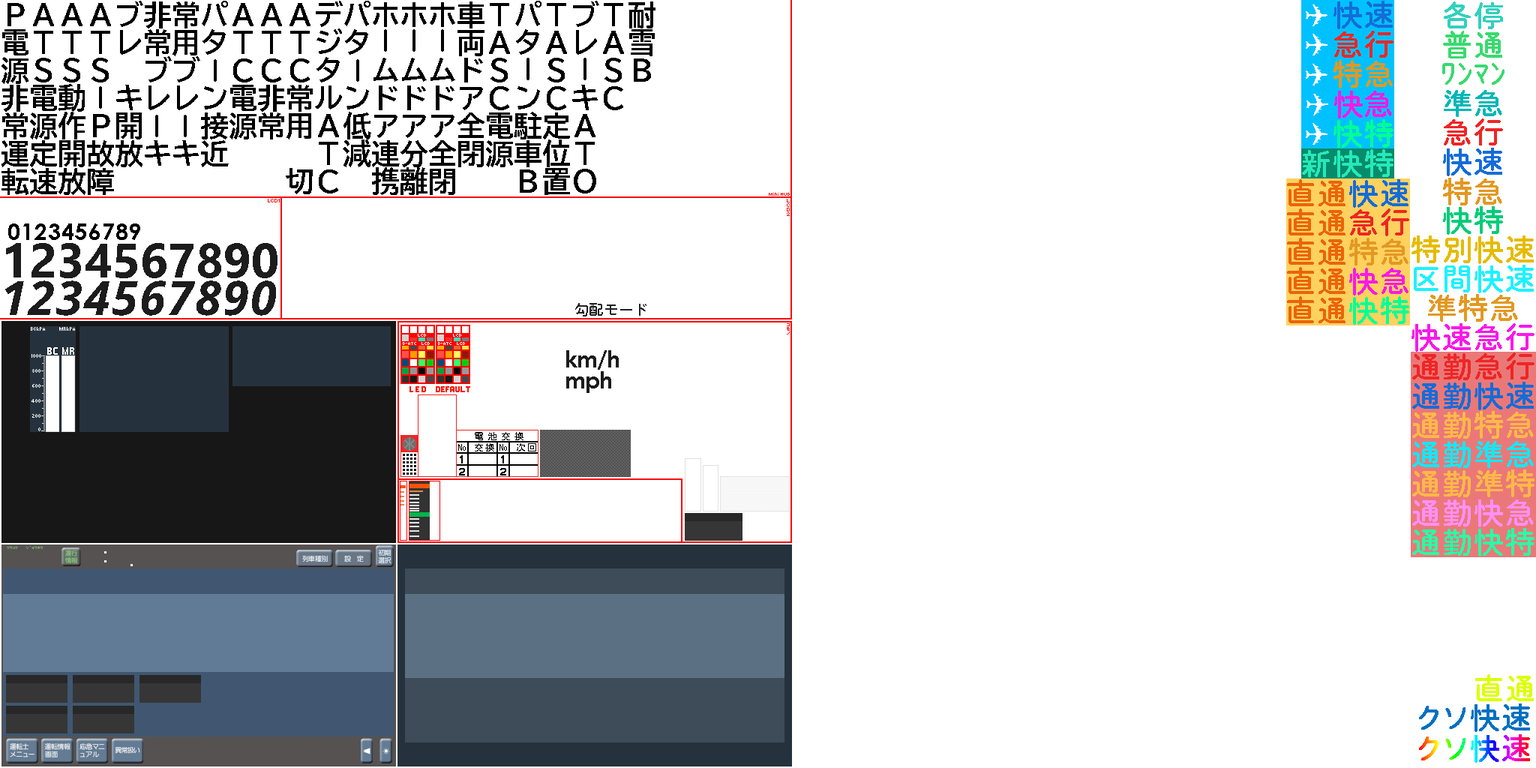
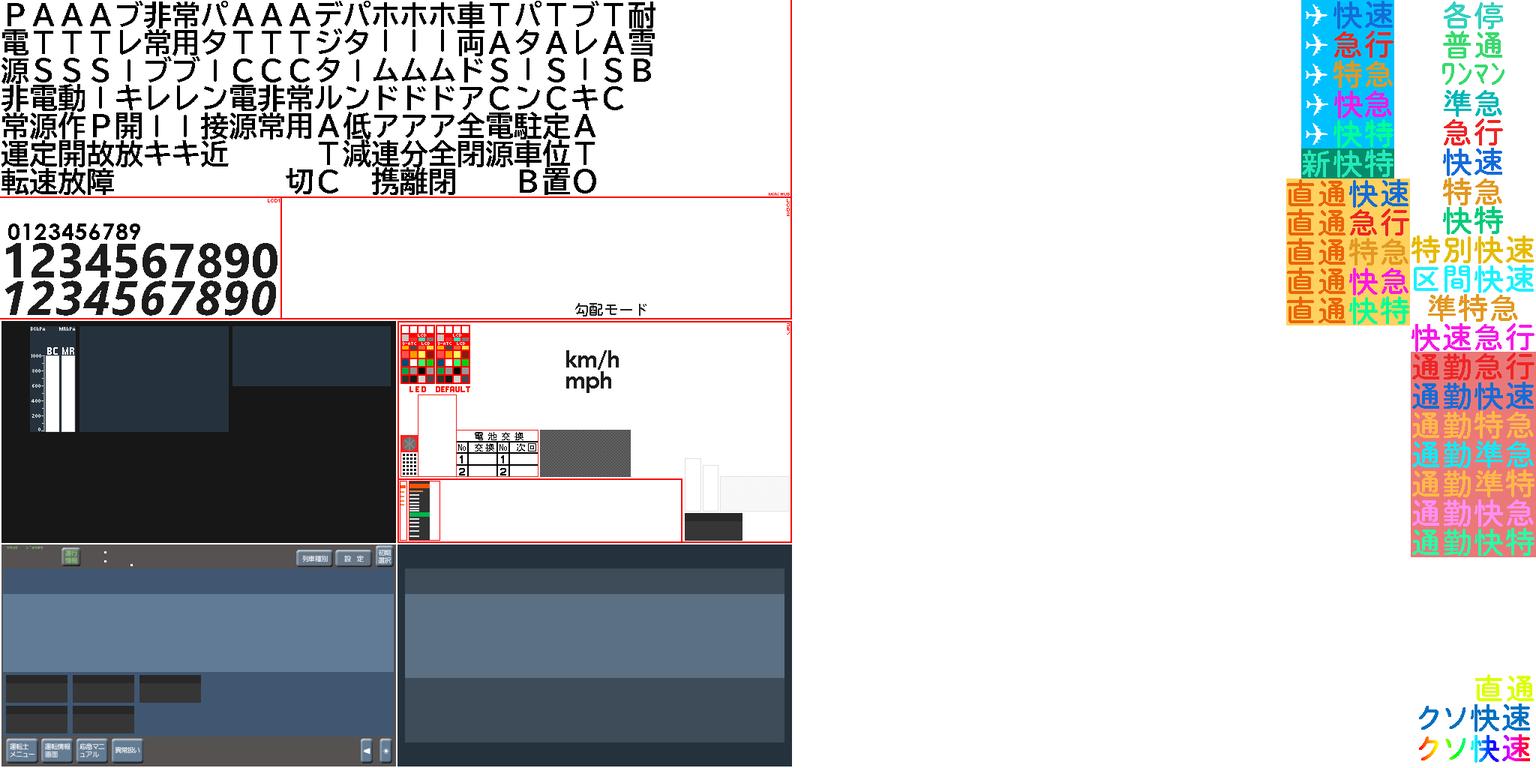
Before/after of a w=1536, h=768 layered artwork. What changed in the layer stack:
painted on "伸ばし棒たち" over [127, 59, 131, 82]
painted on "カラーパレット" over [401, 334, 444, 342]
